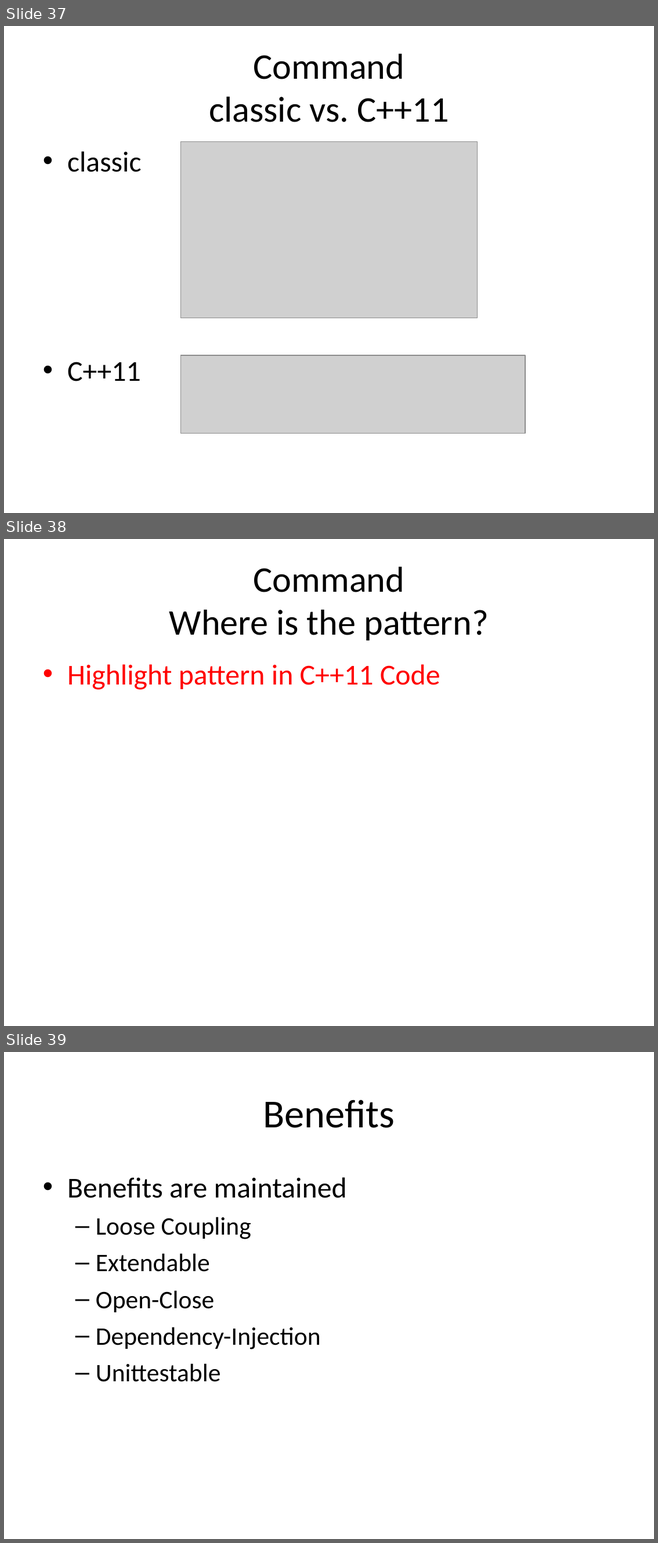
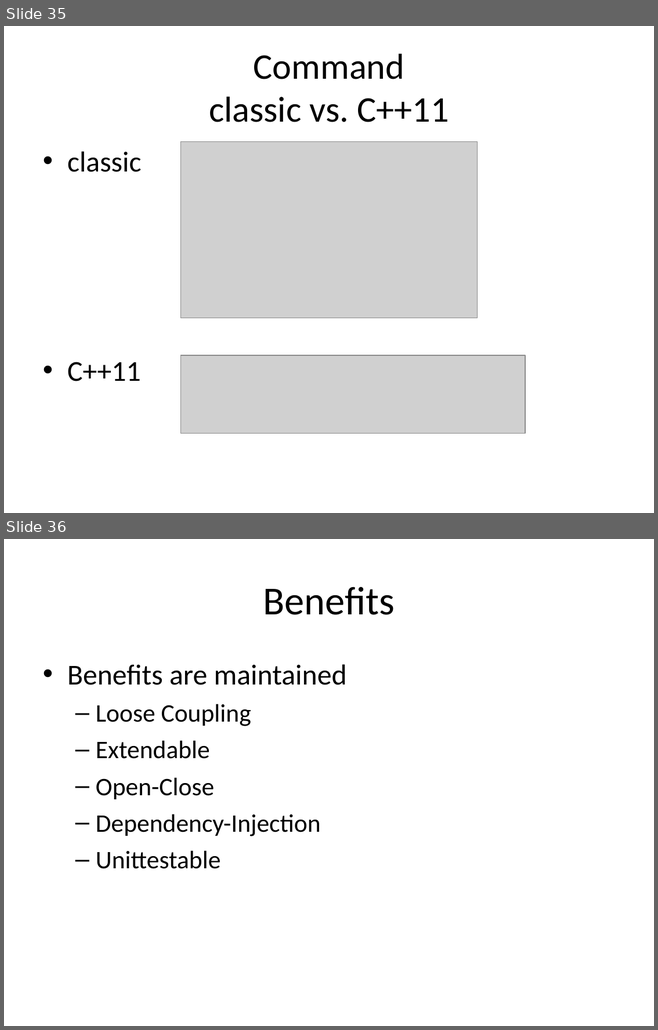
Before and after one commit to kamyu104/GofPatterns, a slide deck: Effective patterns.ppt. Shown one above the other, each under a label of ours: slides 37, 38 and 39 before the commit, slides 35 and 36 after it. The pictures are 658x1543 and 658x1030 pixels, drawn with LibreOffice and Linux fonts; fonts in the diff are those of the drawing; grey boxes stand for pictures. Boxes give left, top, right and bottom in pixels: in the first picture for what was removed or moved away, otherwise in the second. Text is boxed around its words. In the diff, an @@ line names an element or a change of style, - is before the commit and + after.

```diff
--- a/Effective patterns.ppt
+++ b/Effective patterns.ppt
@@ slide 38 removed at (x1=4, y1=539, x2=654, y2=1026), background #FFFFFF @@
@@ title removed at (x1=169, y1=566, x2=488, y2=641) @@
-Command
-Where is the pattern?
@@ text removed at (x1=67, y1=664, x2=440, y2=690) @@
-• Highlight pattern in C++11 Code
@@ what was slide 37 is now slide 35 @@
@@ what was slide 39 is now slide 36 @@
```
Also in this commit, not shown: 3 slides changed, 7 slides added, 2 other slides removed, 2 other files.
